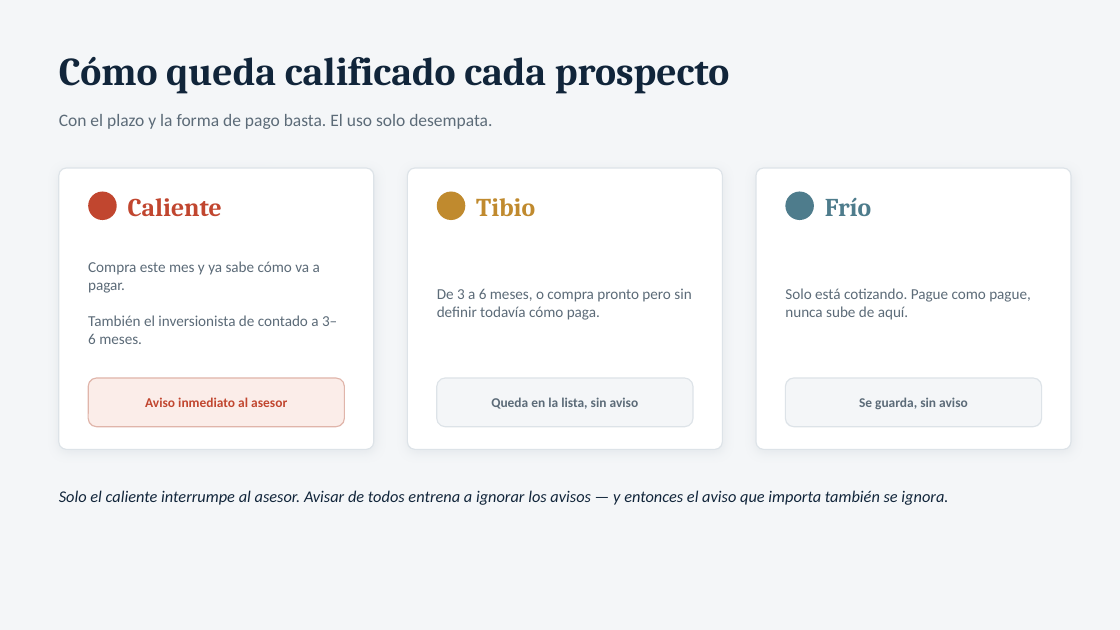
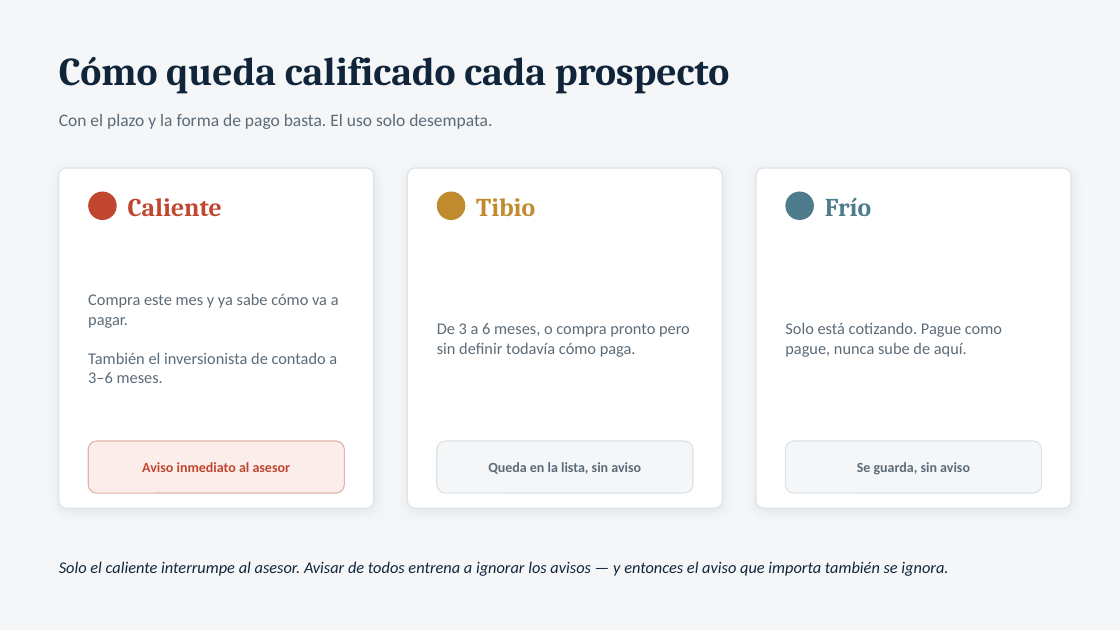
Before and after one commit to jjalwaysinnovating-star/Maderas, a slide deck: slide 12 of presentacion/sistema-ciudad-maderas.pptx. Drawn at 1120x630 pixels with LibreOffice and Linux fonts; fonts in the diff are those of the drawing. Boxes give left, top, right and bottom in pixels: in the first picture for what was removed or moved away, otherwise in the second. Text is boxed around its words. In the diff, an @@ line names an element or a change of style, - is before the commit and + after.

```diff
--- a/presentacion/sistema-ciudad-maderas.pptx
+++ b/presentacion/sistema-ciudad-maderas.pptx
@@ rounded rectangle: place and size @@
-rounded rectangle at (59,168,374,450)
+rounded rectangle at (59,168,374,508)
@@ rounded rectangle: place and size @@
-rounded rectangle at (408,168,723,450)
+rounded rectangle at (408,168,723,508)
@@ rounded rectangle: place and size @@
-rounded rectangle at (756,168,1071,450)
+rounded rectangle at (756,168,1071,508)
@@ text "Compra este mes y ya ...": place and size @@
-text "Compra este mes y ya ..." at (88,261,337,344)
+text "Compra este mes y ya ..." at (88,293,339,383)
@@ text "De 3 a 6 meses, ...": place and size @@
-text "De 3 a 6 meses, ..." at (437,288,691,320)
+text "De 3 a 6 meses, ..." at (437,323,690,357)
@@ size 13 to 14 pt in 3 elements at (88,293,339,383), (437,323,690,357), (785,322,1002,357) @@
@@ text "Solo está cotizando. Pague como ...": place and size @@
-text "Solo está cotizando. Pague como ..." at (785,288,1031,320)
+text "Solo está cotizando. Pague como ..." at (785,322,1002,357)
@@ 3 texts, 3 rounded rectangles: place and size @@
-3 texts, 3 rounded rectangles at (88,378,1042,427)
+3 texts, 3 rounded rectangles at (88,441,1042,493)
@@ size 11.5 to 12 pt in 3 elements at (142,462,291,472), (488,462,641,474), (857,462,970,475) @@
@@ proportions changed in 6 elements at (59,168,374,508), (408,168,723,508), (756,168,1071,508), (88,441,344,493), (437,441,693,493), (786,441,1042,493) @@
@@ text "Solo el caliente interrumpe al ...": place and size @@
-text "Solo el caliente interrumpe al ..." at (59,490,948,505)
+text "Solo el caliente interrumpe al ..." at (59,561,948,576)
```
Also in this commit, not shown: 14 other slides changed, 3 other files.
